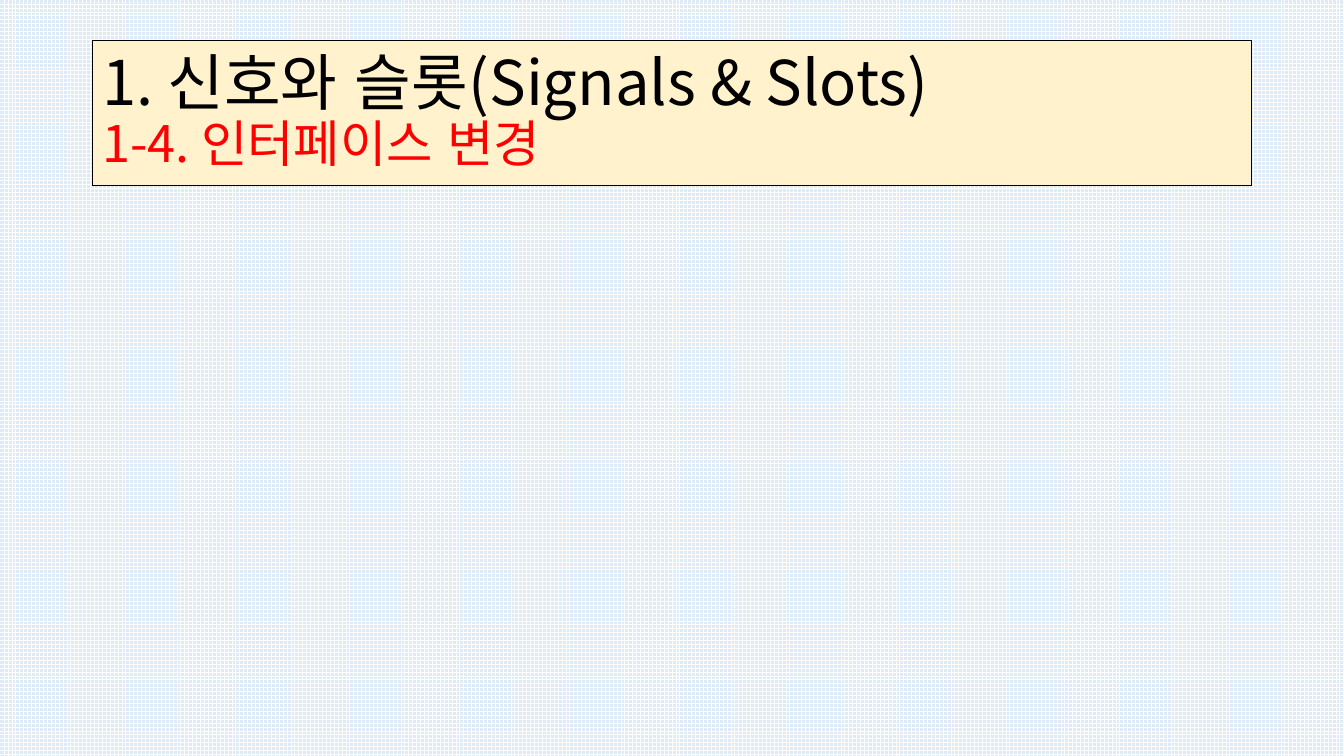
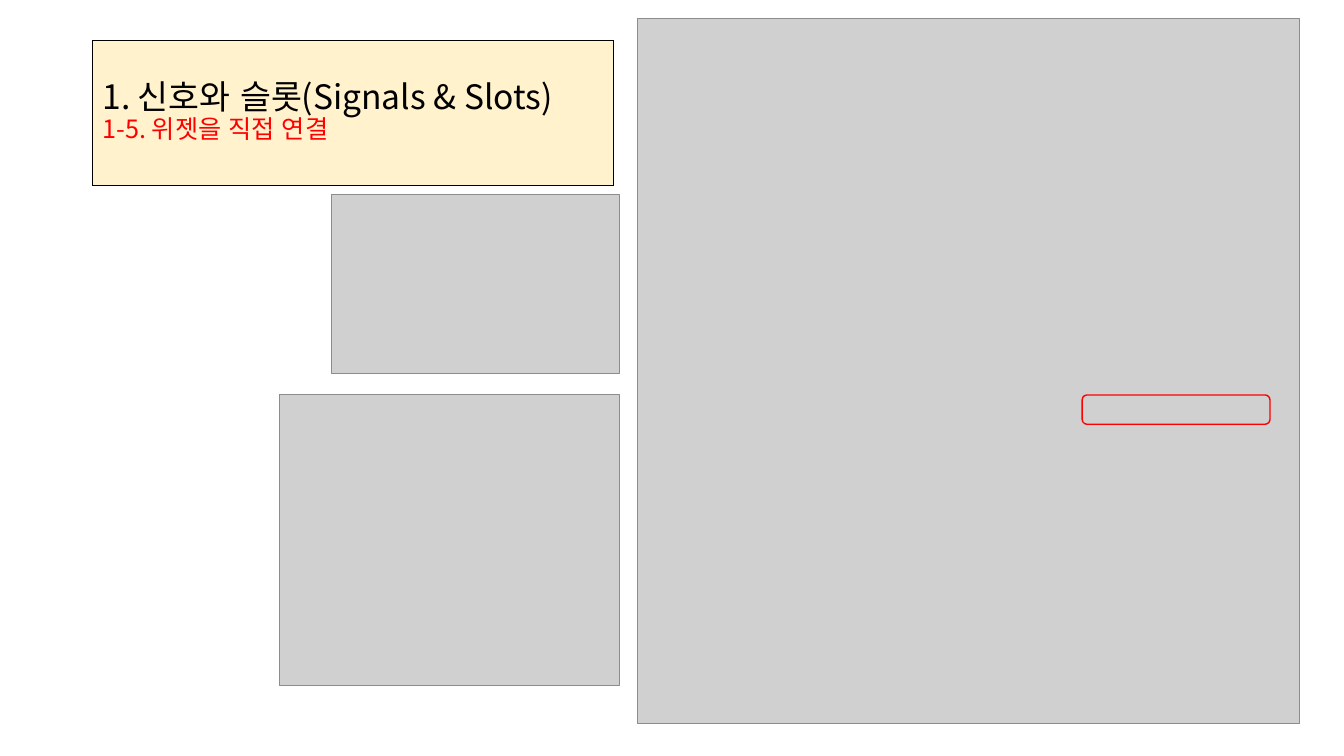
Before and after one commit to kig2929kig/PySide6, a slide deck: slide 23 of PySide-2.pptx. Drawn at 1344x756 pixels with LibreOffice and Linux fonts; fonts in the diff are those of the drawing; grey boxes stand for pictures. Boxes give left, top, right and bottom in pixels: in the first picture for what was removed or moved away, otherwise in the second. Text is boxed around its words. In the diff, an @@ line names an element or a change of style, - is before the commit and + after.

```diff
--- a/PySide-2.pptx
+++ b/PySide-2.pptx
@@ background pattern #FFFFFF on #DEEBF7 to #FFFFFF @@
@@ picture added at (x1=638, y1=18, x2=1300, y2=724) @@
@@ title "1. 신호와 슬롯(Signals & Slots) ..." resized from (x1=93, y1=40, x2=1252, y2=186) to (x1=93, y1=40, x2=614, y2=186) @@
@@ title at (x1=102, y1=81, x2=553, y2=140): text changed; size 44 to 24 pt @@
-1. 신호와 슬롯(Signals & Slots)
-1-4. 인터페이스 변경
+1. 신호와 슬롯(Signals & Slots)
+1-5. 위젯을 직접 연결
@@ picture added at (x1=332, y1=195, x2=619, y2=374) @@
@@ picture added at (x1=279, y1=395, x2=620, y2=687) @@
@@ rounded rectangle added at (x1=1083, y1=395, x2=1270, y2=424), outline #FF0000 1 pt @@
```
Also in this commit, not shown: 1 other slide changed, 10 slides added, 1 slide removed.
